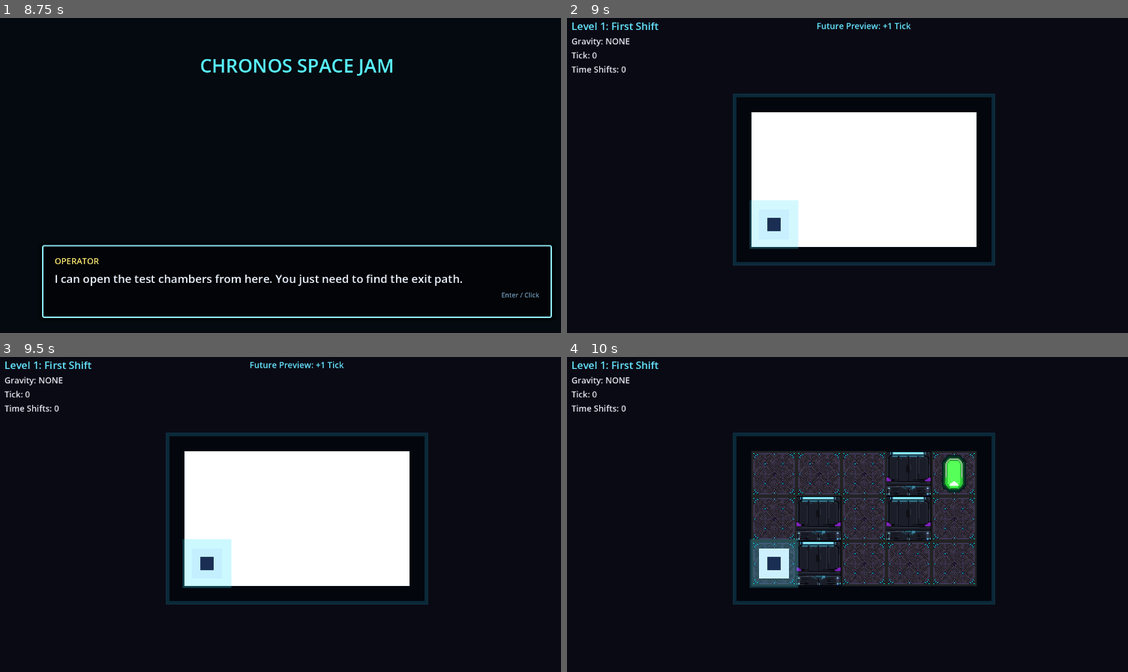
Above: before the commit, frames 1-4 (two rows, left to right).
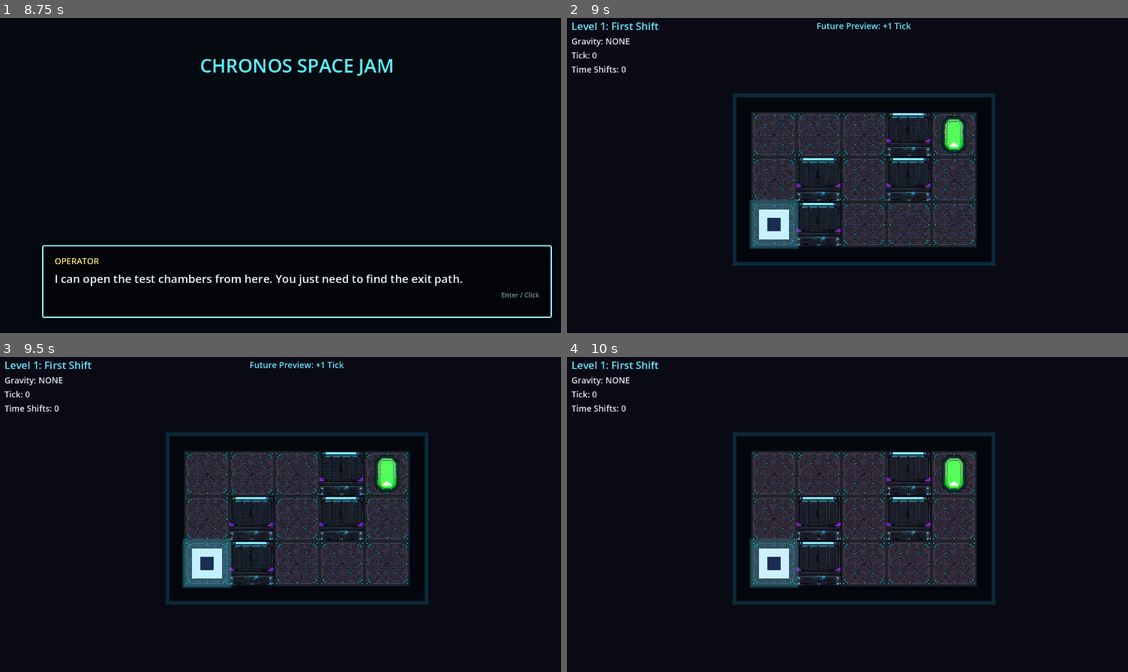
Above: after the commit, the same moments.

Repository: Rivendellspacejam/ChronosSpaceJam
Game: Godot game, scene res://scenes/ui/main_menu.tscn
Same seed, same stepped clock (60 frames per second), same inputs: the game is played once before the commit and once after it.
Inputs (mouse positions are in pixels of both pictures, inside the frame that each line leads up to):
- Up to frame 1 (8.75 s): click "START GAME" at 0.5 s; tap Enter (ui_accept) at 1.25, 1.52, 3.5, 4.52, 5.75, 7.52 s; move the mouse to (426, 162) at 1.27 s; hold D (move_right) 1.28-2 s; hold P (preview_future) 1.28-2 s; click (426, 162) at 1.42 s; drag from (179, 197) to (269, 247) at 2.02 s; move the mouse to (359, 106) at 2.77 s; hold D (move_right) 2.78-3.5 s; hold P (preview_future) 2.78-3.5 s; drag from (269, 247) to (117, 128) at 3.52 s; move the mouse to (476, 229) at 4.27 s; hold A (move_left) 4.28-5 s; hold P (preview_future) 4.28-5 s; tap R (restart) at 5, 8 s; drag from (117, 128) to (207, 96) at 5.02 s; move the mouse to (325, 178) at 5.77 s; hold S (move_down) 5.78-6.5 s; hold P (preview_future) 5.78-6.5 s; click (325, 178) at 5.92 s; drag from (207, 96) to (179, 197) at 6.52 s; move the mouse to (426, 162) at 7.27 s; hold W (move_up) 7.28-8 s; hold P (preview_future) 7.28-8 s; drag from (179, 197) to (269, 247) at 8.02 s
- Up to frame 2 (9 s): tap Enter (ui_accept) at 8.75 s; move the mouse to (926, 106) at 8.77 s; hold S (move_down) from 8.78 s (still down); hold P (preview_future) from 8.78 s (still down)
- Up to frame 3 (9.5 s): keep holding S (move_down); keep holding P (preview_future)
- Up to frame 4 (10 s): release S (move_down) at 9.5 s; release P (preview_future) at 9.5 s; drag from (836, 586) to (684, 467) at 9.52 s

Frame 1 is identical in both runs. In frame 2, 17% of the frame differs, in the area x 32-73%, y 29-73%; in frame 3, 17%; in frame 4, nothing differs.

Commit message:
Avoid reserved shader identifier

Diff:
--- a/chronos-space-jam/assets/shaders/future_preview_static.gdshader
+++ b/chronos-space-jam/assets/shaders/future_preview_static.gdshader
@@ -21,15 +21,15 @@
 
 	vec2 chroma_offset = vec2(jitter_strength * 0.45, 0.0);
 	vec4 center_sample = texture(screen_texture, screen_uv);
-	vec3 source_color = center_sample.rgb;
-	source_color.r = texture(screen_texture, screen_uv + chroma_offset).r;
-	source_color.b = texture(screen_texture, screen_uv - chroma_offset).b;
+	vec3 sampled_color = center_sample.rgb;
+	sampled_color.r = texture(screen_texture, screen_uv + chroma_offset).r;
+	sampled_color.b = texture(screen_texture, screen_uv - chroma_offset).b;
 
 	float grain = static_random(floor(UV * 420.0) + vec2(time_step, time_step * 1.37));
 	float noise = (grain - 0.5) * noise_strength;
 	float scanline = sin(UV.y * scanline_count * 6.2831853) * 0.5 + 0.5;
 
-	vec3 preview_color = source_color;
+	vec3 preview_color = sampled_color;
 	preview_color += tint.rgb * 0.035;
 	preview_color += vec3(noise);
 	preview_color -= vec3(scanline * scanline_strength);
